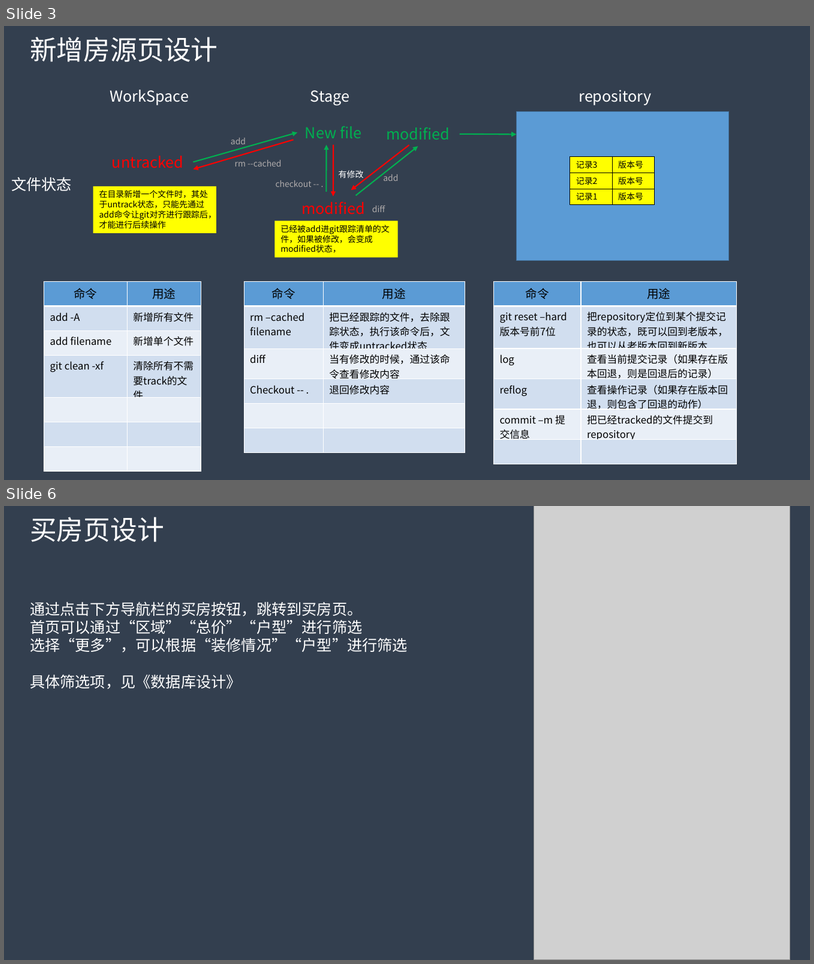
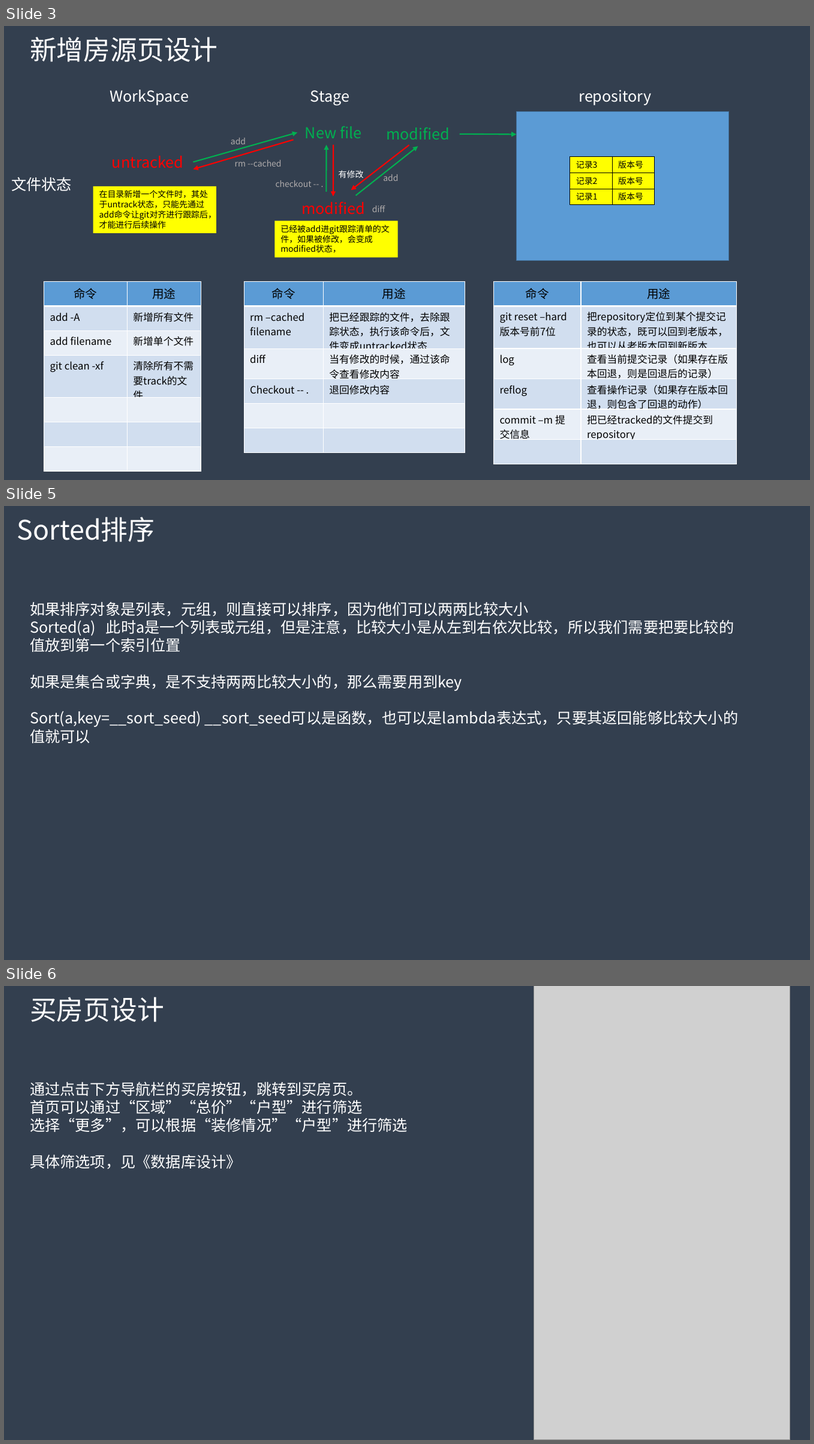
Before and after one commit to myfc-mp/myfc-be, a slide deck: docs/git总结.pptx. Shown one above the other, each under a label of ours: slides 3 and 6 before the commit, slides 3, 5 and 6 after it; the slides between them are not shown. The pictures are 814x964 and 814x1444 pixels, drawn with LibreOffice and Linux fonts; fonts in the diff are those of the drawing; grey boxes stand for pictures. Boxes give left, top, right and bottom in pixels: in the first picture for what was removed or moved away, otherwise in the second. Text is boxed around its words. In the diff, an @@ line names an element or a change of style, - is before the commit and + after.

```diff
--- a/docs/git总结.pptx
+++ b/docs/git总结.pptx
@@ slide 5 added at <box>4,506,810,960</box>, background #333F50 @@
@@ text added at <box>17,517,155,542</box>, 32 pt, text #FFFFFF @@
+Sorted排序
@@ text added at <box>30,602,738,743</box>, 18 pt, text #FFFFFF @@
+如果排序对象是列表，元组，则直接可以排序，因为他们可以两两比较大小
+Sorted(a) 此时a是一个列表或元组，但是注意，比较大小是从左到右依次比较，所以我们需要把要比较的值放到第一个索引位置
+如果是集合或字典，是不支持两两比较大小的，那么需要用到key
+Sort(a,key=__sort_seed) __sort_seed可以是函数，也可以是lambda表达式，只要其返回能够比较大小的值就可以
```
Also in this commit, not shown: 1 other slide added, 2 slides removed, 4 other files.
